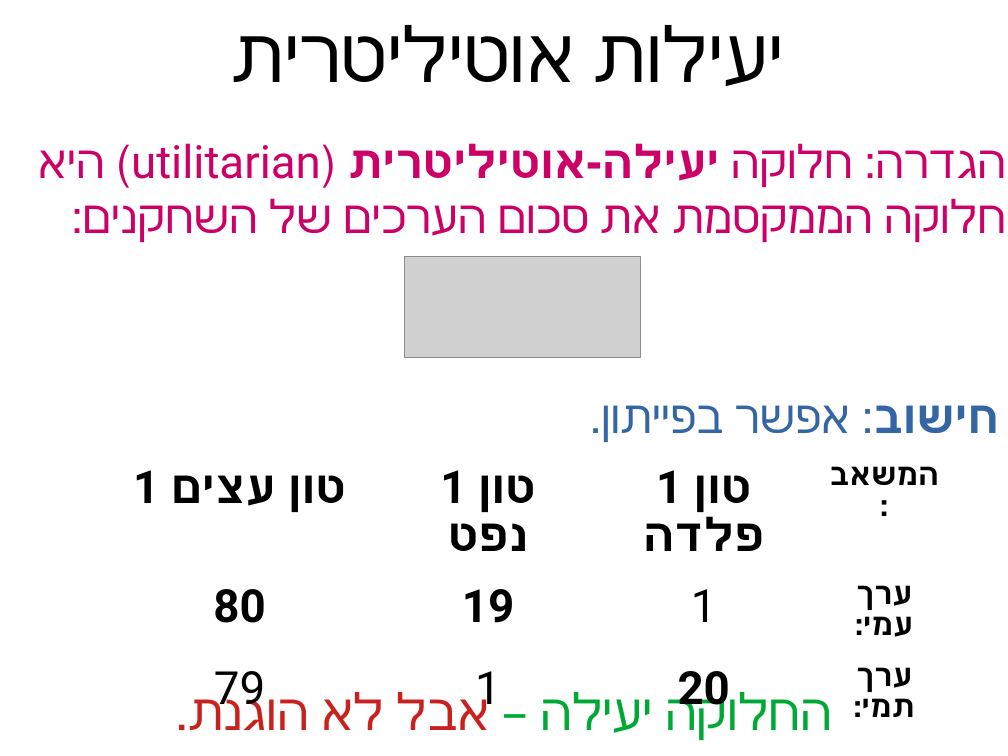
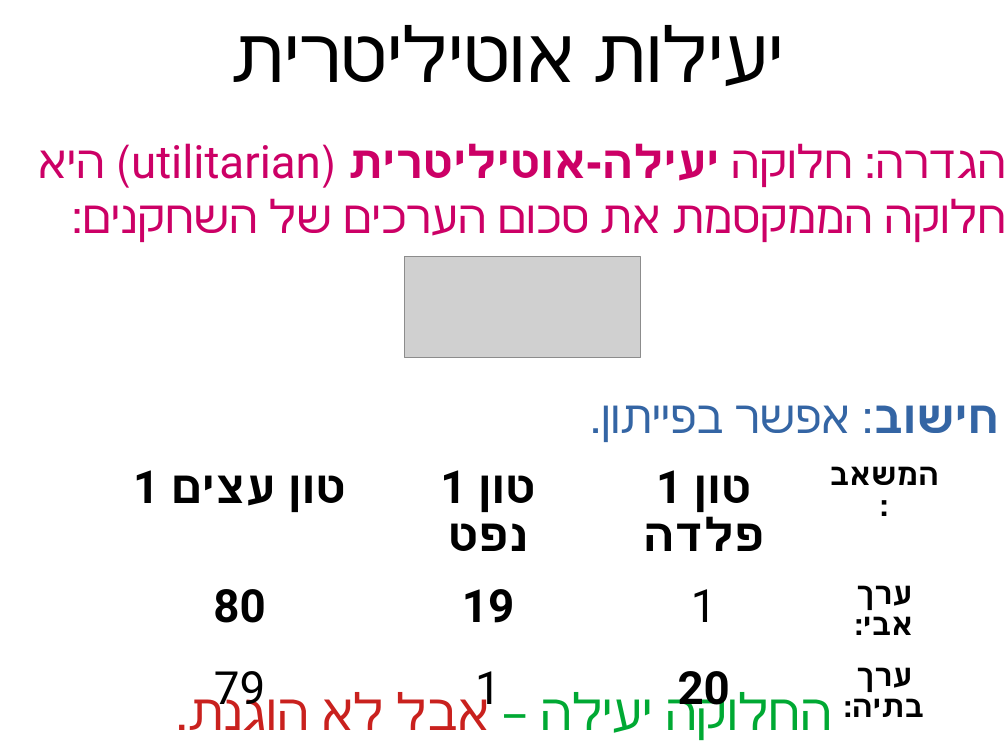
Before and after one commit to erelsgl-at-ariel/algorithms-5785, a slide deck: slide 14 of 02-pareto-efficiency/slides.pptx. Drawn at 1008x756 pixels with LibreOffice and Linux fonts; fonts in the diff are those of the drawing; grey boxes stand for pictures. Boxes give left, top, right and bottom in pixels: in the first picture for what was removed or moved away, otherwise in the second. Text is boxed around its words. In the diff, an @@ line names an element or a change of style, - is before the commit and + after.

```diff
--- a/02-pareto-efficiency/slides.pptx
+++ b/02-pareto-efficiency/slides.pptx
@@ table at box(93, 456, 951, 721) @@
-row 2, column 4: ערך עמי:
+row 2, column 4: ערך אבי:
-row 3, column 4: ערך תמי:
+row 3, column 4: ערך בתיה:
```
Also in this commit, not shown: 18 other slides changed.
